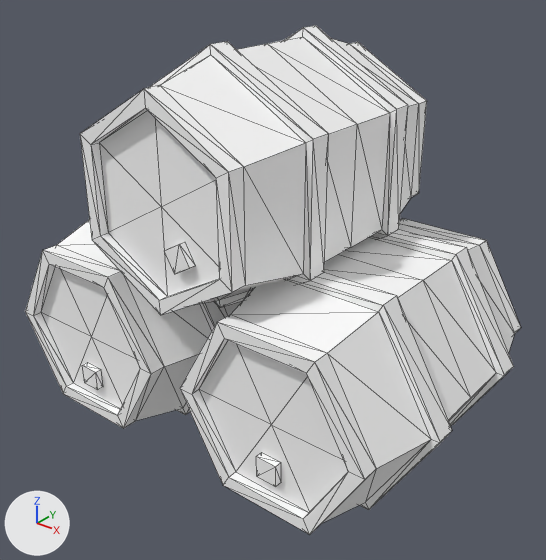
One commit to the glTF model assets/synty/simple_fantasy/models/SF_Prop_BarrelStack_02.glb: the scene before it, then after it.
The view is the same before and after, from a 50 mm camera at (0.0251, -0.0309, 0.0279) aimed at (0.0009, -0.0006, 0.0091). Lighting does not change. The marker at lower left points along +X, +Y and +Z. Mesh edges are drawn as thin lines.

The first picture shows 'SF_Prop_BarrelStack_02'.
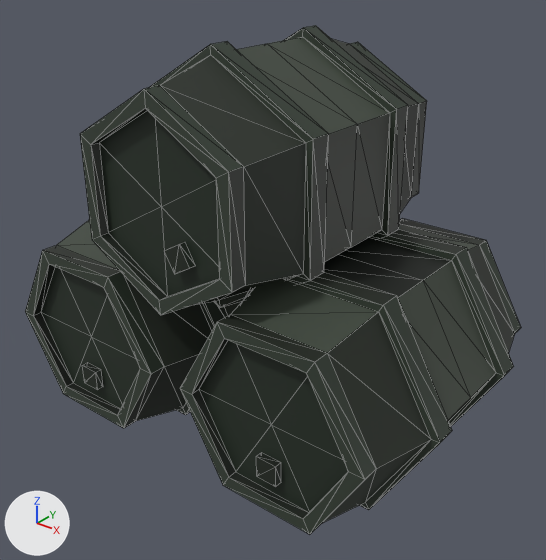
Patch to the scene script:
```diff
--- a/assets/synty/simple_fantasy/models/SF_Prop_BarrelStack_02.glb.py
+++ b/assets/synty/simple_fantasy/models/SF_Prop_BarrelStack_02.glb.py
@@ img_undead_footman_01 @@
+img_undead_footman_01 = load_image('Undead_Footman_01', '_unpacked/Undead_Footman_01', 512, 512, 'sRGB')
@@ mat_lambert1 @@
 mat_lambert1 = principled_material('lambert1')
-mat_lambert1.base_color = (1.0, 1.0, 1.0)  # white #ffffff
+mat_lambert1.texture = img_undead_footman_01
 mat_lambert1.roughness = 0.553
```

Where the change shows, as pixel boxes (x1, y1, x2, y2) in the pictures (546 x 560 px):
'SF_Prop_BarrelStack_02', surface changed (grey to black): (25, 25, 521, 534) in both
